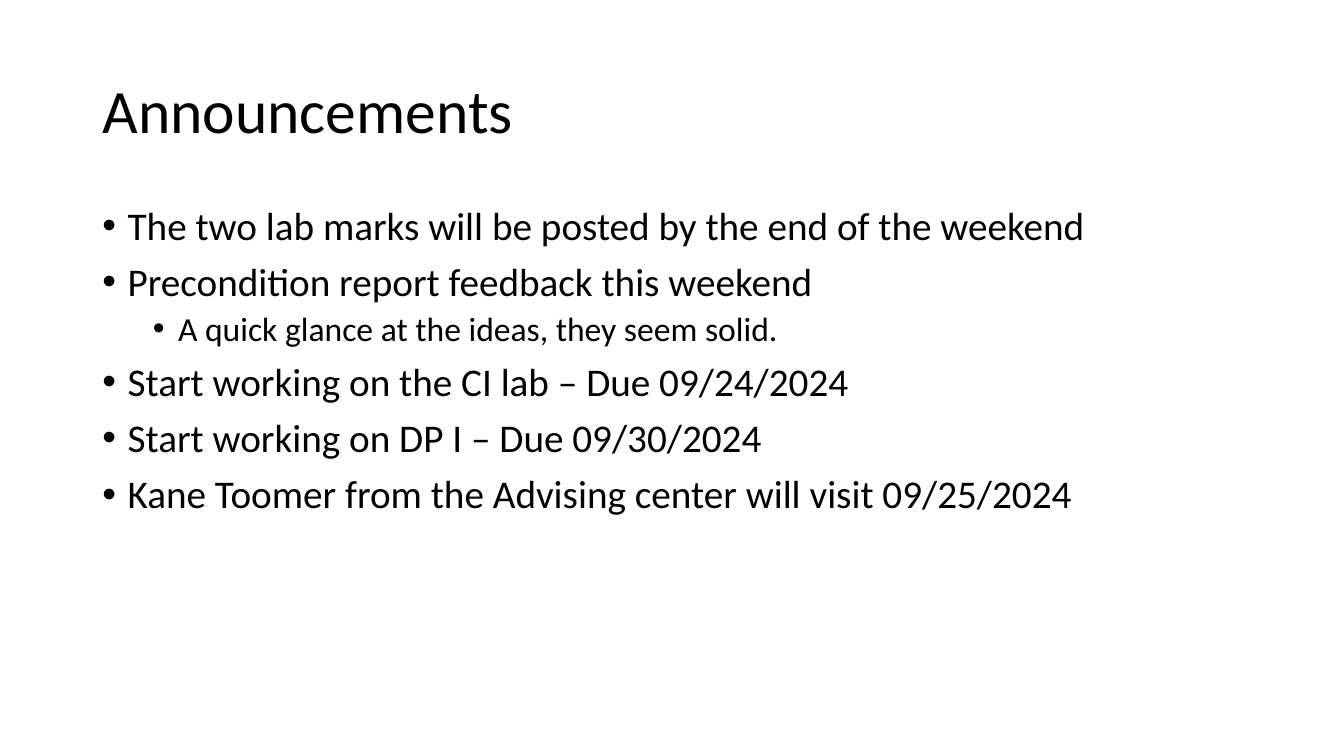
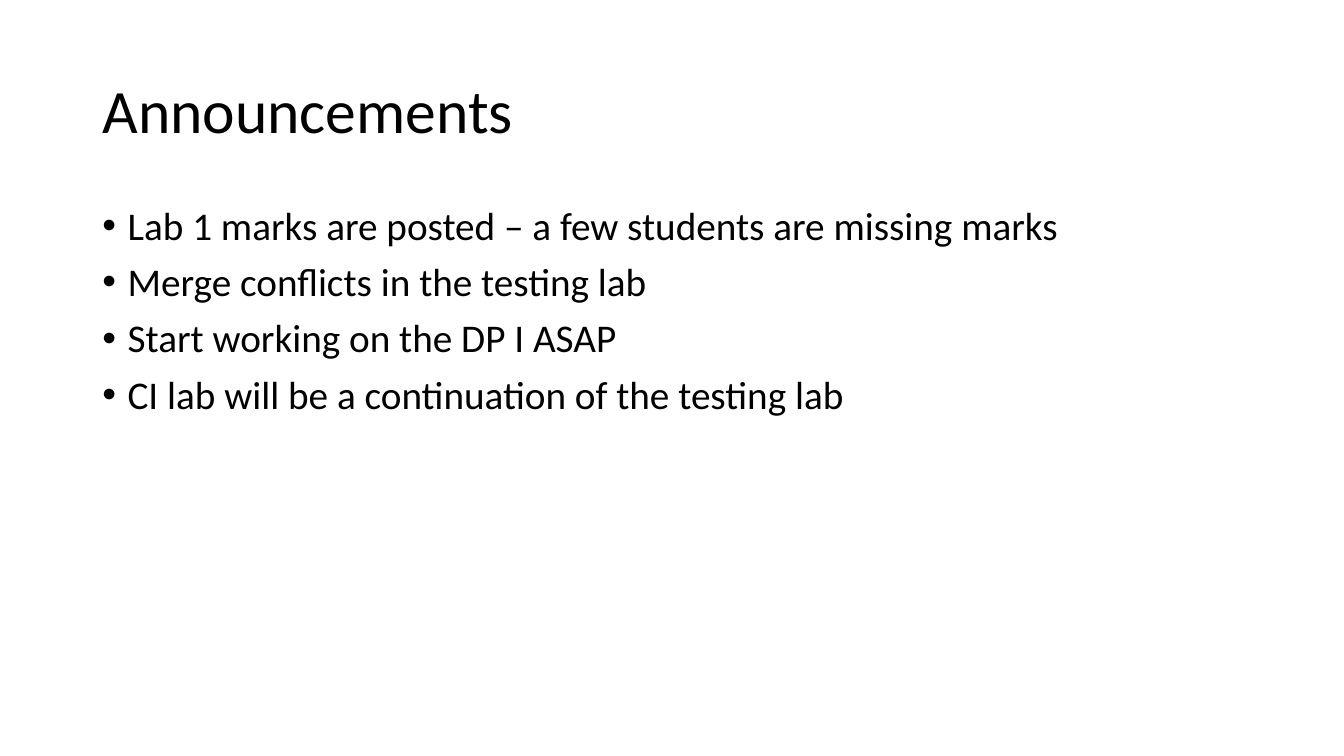
Before and after one commit to johnxu21/johnxu21.github.io, a slide deck: slide 2 of teaching/CS472/Timetable/CI-CD.pptx. Drawn at 1344x756 pixels with LibreOffice and Linux fonts; fonts in the diff are those of the drawing. Boxes give left, top, right and bottom in pixels: in the first picture for what was removed or moved away, otherwise in the second. Text is boxed around its words. In the diff, an @@ line names an element or a change of style, - is before the commit and + after.

```diff
--- a/teaching/CS472/Timetable/CI-CD.pptx
+++ b/teaching/CS472/Timetable/CI-CD.pptx
@@ text at box(128, 212, 1057, 416): text changed @@
-• The two lab marks will be posted by the end of the weekend
-• Precondition report feedback this weekend
-  • A quick glance at the ideas, they seem solid.
-• Start working on the CI lab – Due 09/24/2024
-• Start working on DP I – Due 09/30/2024
-• Kane Toomer from the Advising center will visit 09/25/2024
+• Lab 1 marks are posted – a few students are missing marks
+• Merge conflicts in the testing lab
+• Start working on the DP I ASAP
+• CI lab will be a continuation of the testing lab
```
Also in this commit, not shown: 4 other slides changed, 2 other files.
